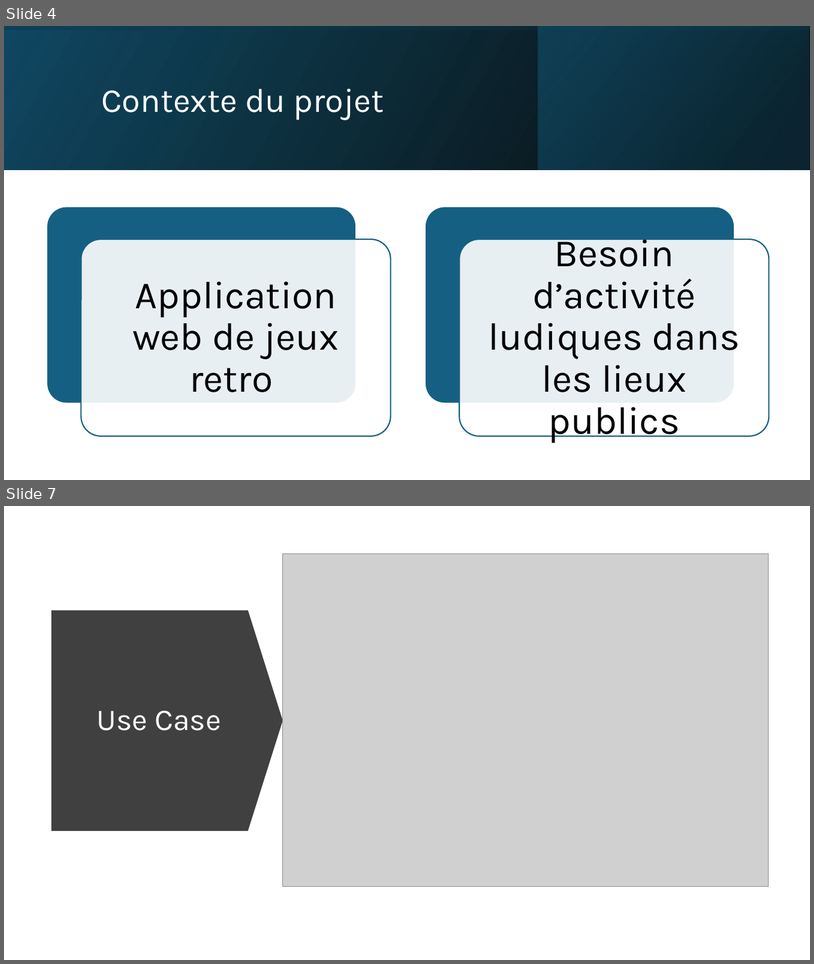
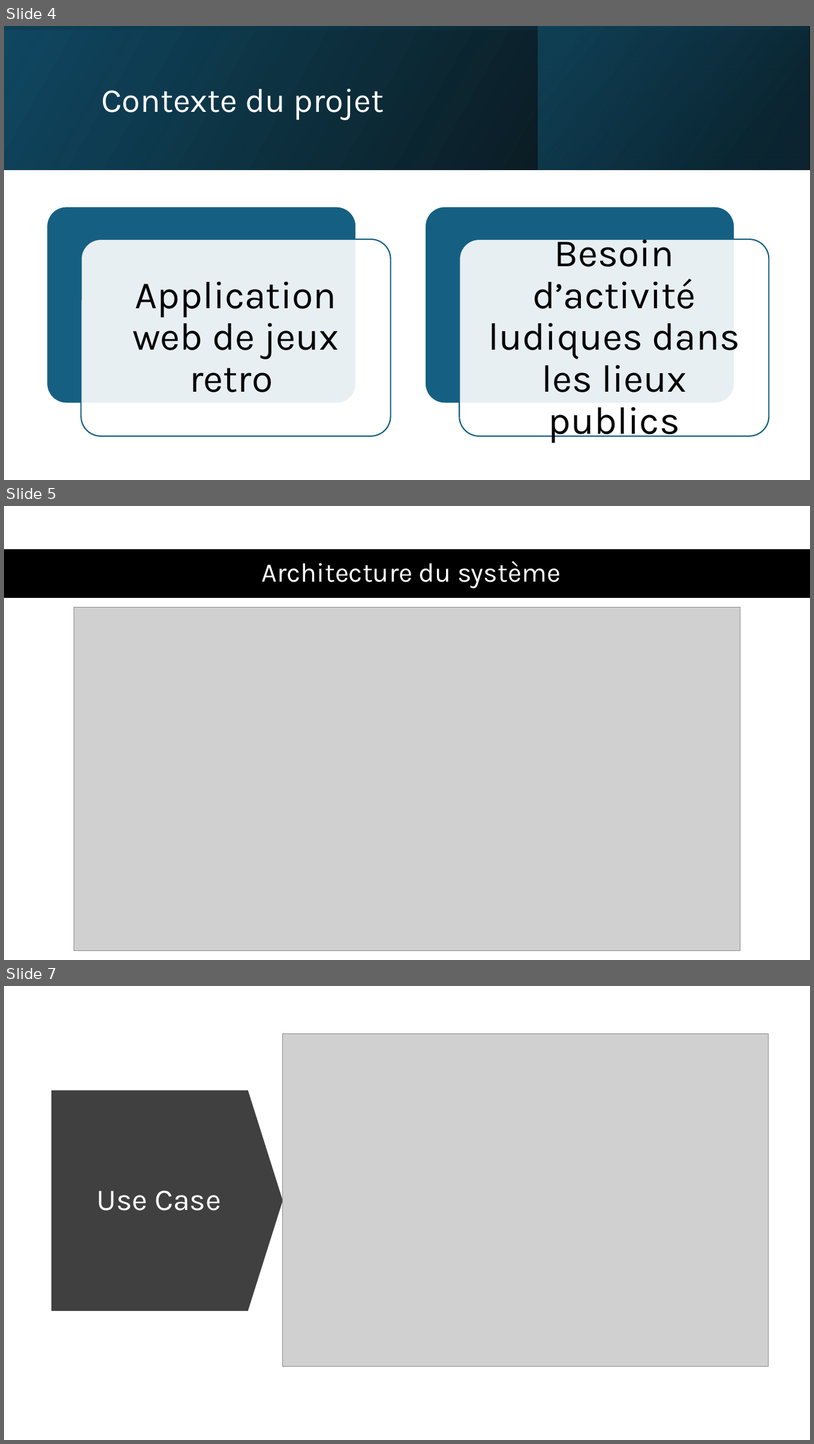
Before and after one commit to Barras-Matias-emf/306-G2-ArcadiaBox, a slide deck: documentation/ArcadiaboxPresentation.pptx. Shown one above the other, each under a label of ours: slides 4 and 7 before the commit, slides 4, 5 and 7 after it; the slides between them are not shown. The pictures are 814x964 and 814x1444 pixels, drawn with LibreOffice and Linux fonts; fonts in the diff are those of the drawing; grey boxes stand for pictures. Boxes give left, top, right and bottom in pixels: in the first picture for what was removed or moved away, otherwise in the second. Text is boxed around its words. In the diff, an @@ line names an element or a change of style, - is before the commit and + after.

```diff
--- a/documentation/ArcadiaboxPresentation.pptx
+++ b/documentation/ArcadiaboxPresentation.pptx
@@ slide 5 added at (4,506,810,960), background #FFFFFF @@
@@ rectangle added at (4,549,810,598), fill #000000 @@
@@ title added at (262,561,561,588), 32 pt, text #FFFFFF @@
+Architecture du système
@@ picture added at (74,607,741,951) @@
```
Also in this commit, not shown: 3 slides changed, 6 other slides added, 3 slides removed, 5 other files.
